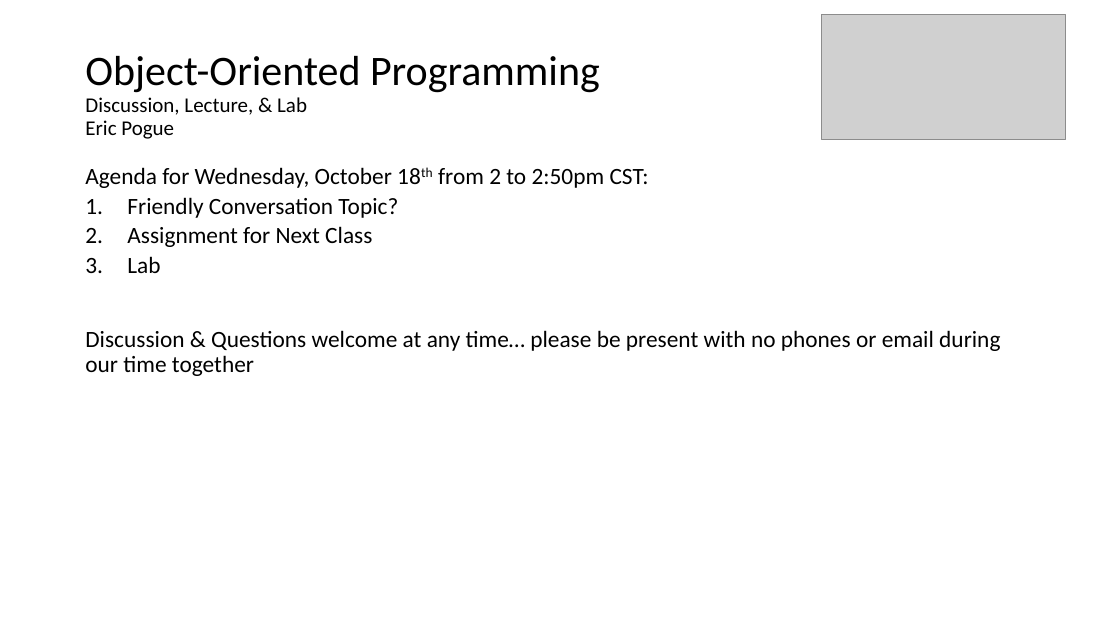
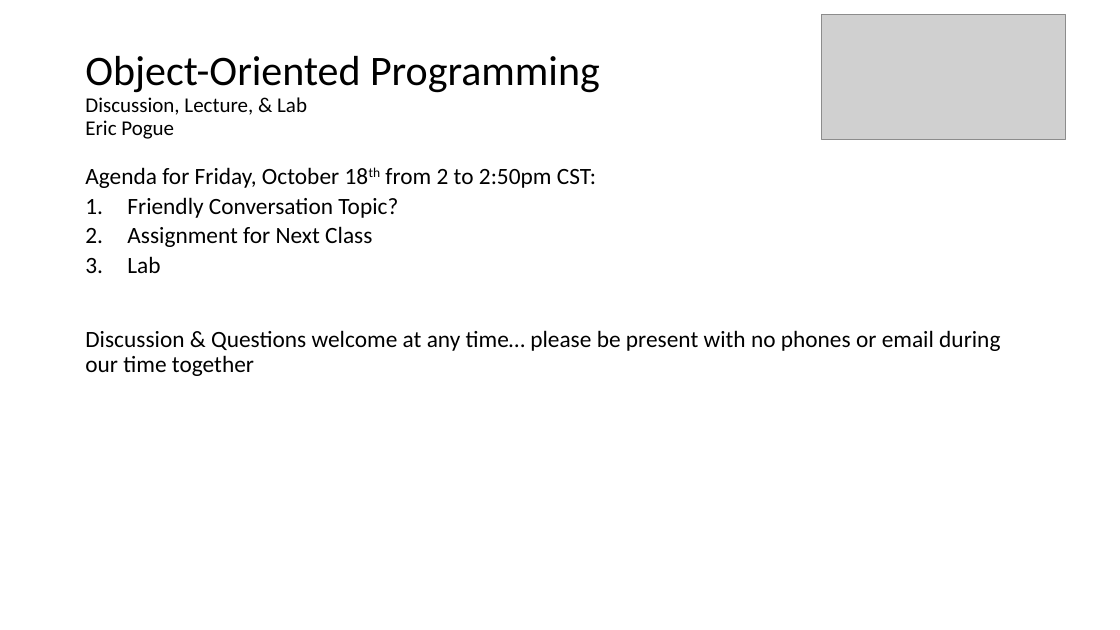
Before and after one commit to EricJPogue/CPSC-24500, a slide deck: slide 1 of lecture-slides/2019-10-18-oop.pptx. Drawn at 1120x630 pixels with LibreOffice and Linux fonts; fonts in the diff are those of the drawing; grey boxes stand for pictures. Boxes give left, top, right and bottom in pixels: in the first picture for what was removed or moved away, otherwise in the second. Text is boxed around its words. In the diff, an @@ line names an element or a change of style, - is before the commit and + after.

```diff
--- a/lecture-slides/2019-10-18-oop.pptx
+++ b/lecture-slides/2019-10-18-oop.pptx
@@ text at (x1=85, y1=167, x2=596, y2=188): text changed @@
-Agenda for Wednesday, October 18th from 2 to 2:50pm CST:
+Agenda for Friday, October 18th from 2 to 2:50pm CST:
```
Also in this commit, not shown: 2 other files.
